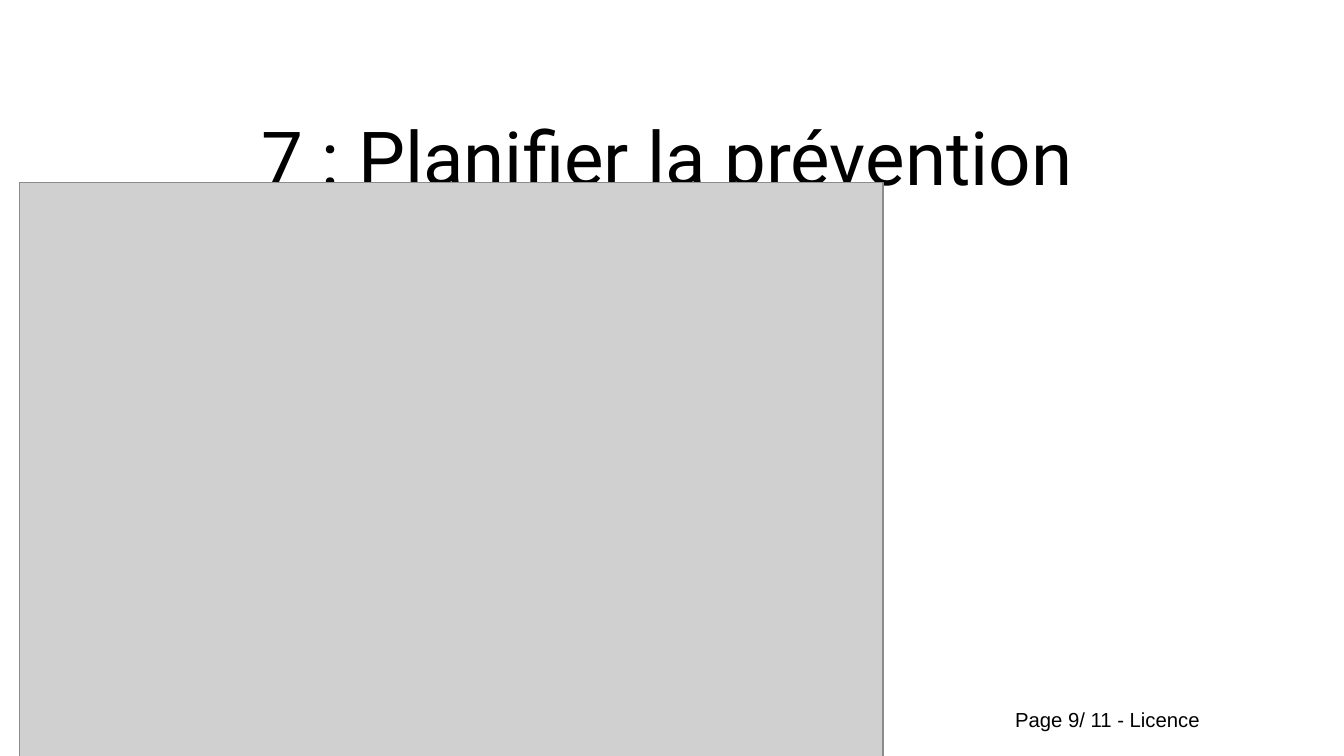
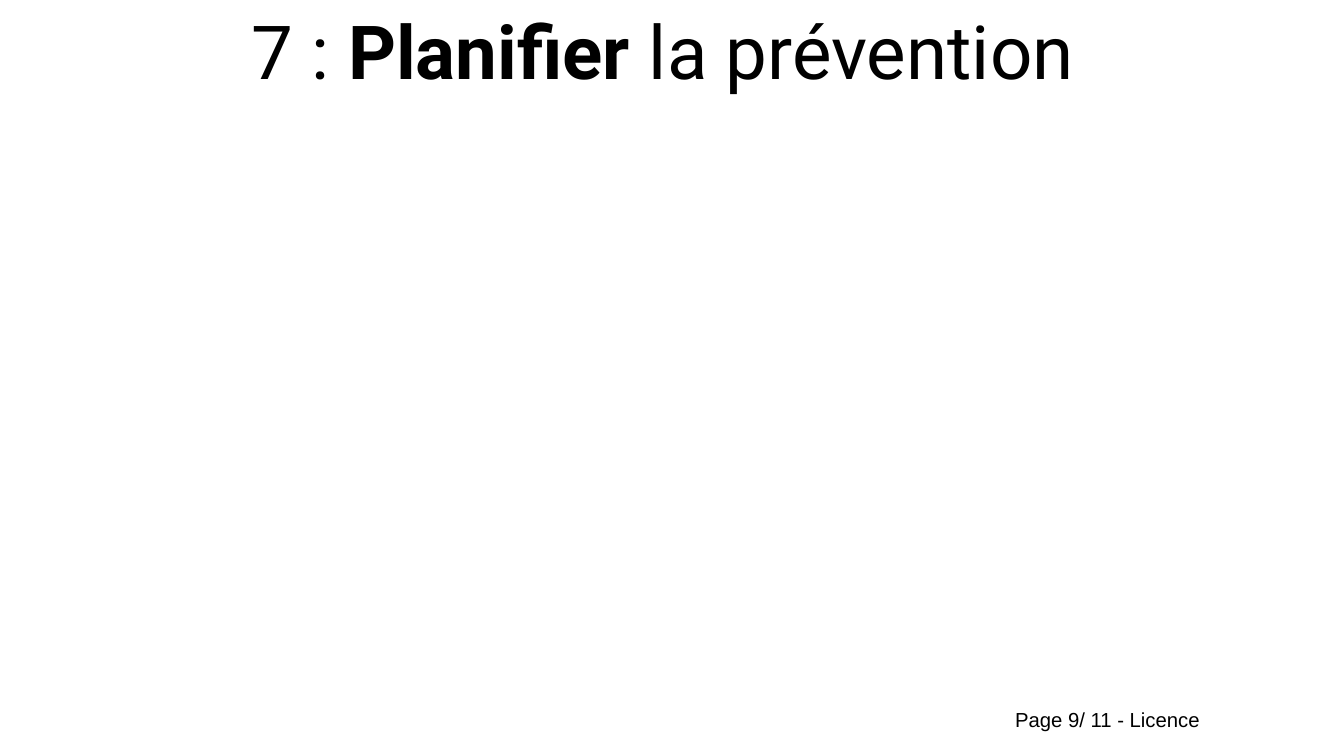
Before and after one commit to Evarisk/bibliotheque-media-risque, a slide deck: slide 9 of causerie/prevention/9_principes_prevention/causerie_9_principes_prevention.odp. Drawn at 1344x756 pixels with LibreOffice and Linux fonts; fonts in the diff are those of the drawing; grey boxes stand for pictures; background and template pictures are left out. Boxes give left, top, right and bottom in pixels: in the first picture for what was removed or moved away, otherwise in the second. Text is boxed around its words. In the diff, an @@ line names an element or a change of style, - is before the commit and + after.

```diff
--- a/causerie/prevention/9_principes_prevention/causerie_9_principes_prevention.odp
+++ b/causerie/prevention/9_principes_prevention/causerie_9_principes_prevention.odp
@@ title "7 : Planifier la prévention": place and size @@
-title "7 : Planifier la prévention" at [262, 128, 1073, 203]
+title "7 : Planifier la prévention" at [251, 22, 1074, 94]
@@ title "7 : Planifier la prévention" at [251, 22, 1074, 94]: bold on in "Planifier" @@
@@ picture removed at [20, 183, 884, 756] @@
```
Also in this commit, not shown: 9 other slides changed, 1 slide added, 1 slide removed.
